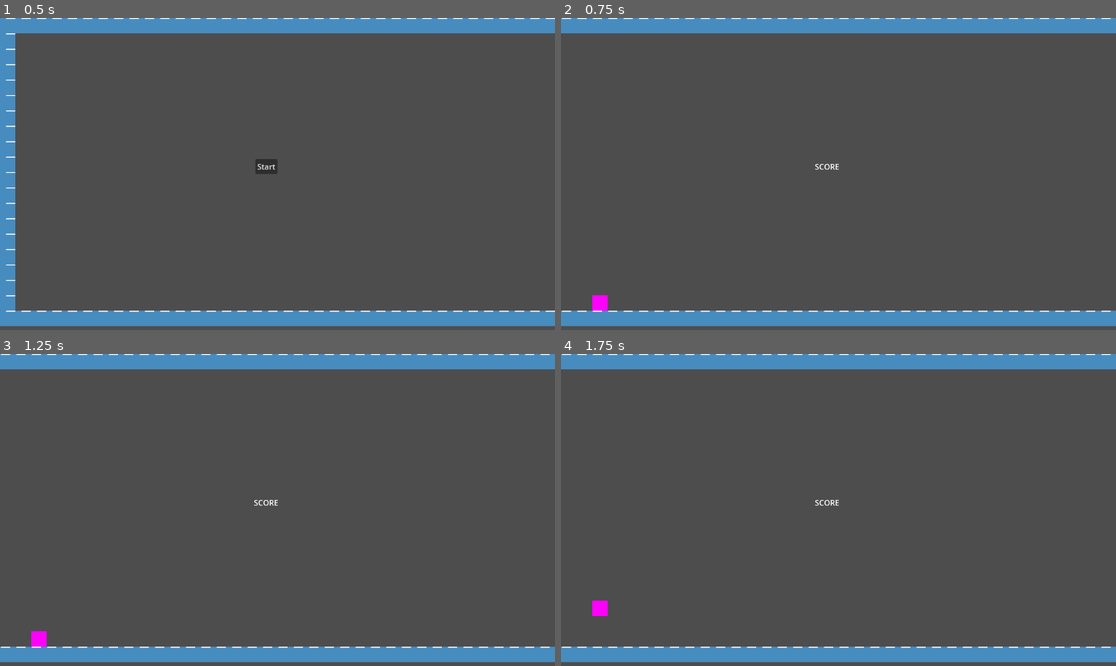
Above: before the commit, frames 1-4 (two rows, left to right).
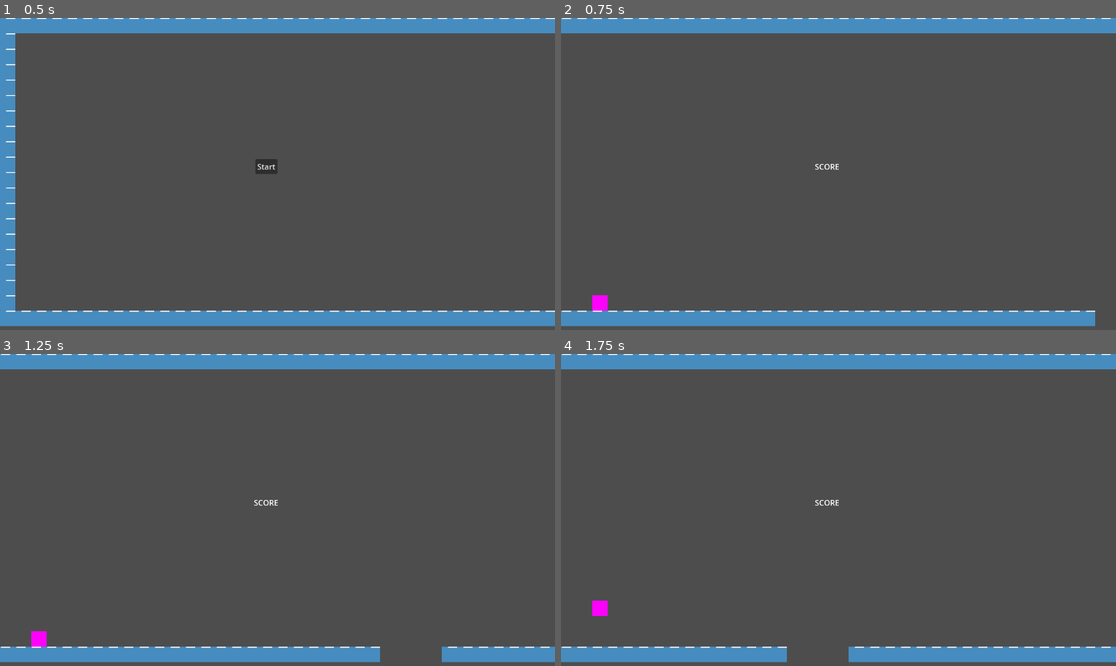
Above: after the commit, the same moments.

Repository: sweti-yeti/ethglobal-newyork-2023
Game: Godot game, scene res://main.tscn
Two runs of this game, one before a commit and one after it. Both use one fixed random seed, a clock stepped at 60 frames per second and the inputs below. The engine's default icon, where the game draws it, is replaced by a stand-in: a white triangle on a blue panel in a dark square.
Inputs:
- Up to frame 1 (0.5 s): no input
- Up to frame 2 (0.75 s): click "Start" at 0.5 s
- Up to frame 3 (1.25 s): no input
- Up to frame 4 (1.75 s): tap Enter (ui_accept) at 1.25, 1.52 s

Frame 1 is identical in both runs. In frame 2, 0.2% of the frame differs, in the area x 96-100%, y 93-99%; in frame 3, 0.6%, in the area x 68-80%, y 93-99%; in frame 4, 0.6%.

Commit message:
fix distance calcs

Diff:
--- a/game/client/Signals.gd
+++ b/game/client/Signals.gd
@@ -1,7 +1,6 @@
 extends Node
 
 signal start_game
-signal player_died
-signal player_won
+signal player_died(distance:float)
+signal player_won(distance:float)
 signal player_jumped
-signal game_over(distance:float)
--- a/game/client/map.gd
+++ b/game/client/map.gd
@@ -19,13 +19,13 @@
 func _on_finish_body_entered(body):
 	if body is Player:
 		speed = 0
-		Signals.player_won.emit()
+		Signals.player_won.emit(round(-position.x/32))
 
 
 func _on_ded_body_entered(body):
 	if body is Player:
 		speed = 0
-		Signals.player_died.emit()
+		Signals.player_died.emit(round(-position.x/32))
 
 
 func _on_game_start():
--- a/game/client/map.tscn
+++ b/game/client/map.tscn
@@ -88,7 +88,7 @@
 [node name="TileMap" type="TileMap" parent="."]
 tile_set = SubResource("TileSet_n5vqn")
 format = 2
-layer_0/tile_data = PackedInt32Array(0, 65536, 2, 65536, 655 …(1521 unchanged characters)… 36, 2, 1245221, 65536, 2, 38, 65536, 2, 1245222, 65536, 2, 39, 65536, 2, 1245223, 65536, 2, 40, 65536, 2, 1245224, 65536, 2, 41, 65536, 2, 1245225, 65536, 2, 42, 65536, 2, 1245226, 65536 …(15610 unchanged characters)…
+layer_0/tile_data = PackedInt32Array(0, 65536, 2, 65536, 655 …(1521 unchanged characters)… 36, 2, 1245221, 65536, 2, 38, 65536, 2, 39, 65536, 2, 40, 65536, 2, 41, 65536, 2, 42, 65536, 2, 1245226, 65536 …(15610 unchanged characters)…
 
 [node name="Finish" type="Area2D" parent="."]
 position = Vector2(15744, 328)
--- a/game/client/player.gd
+++ b/game/client/player.gd
@@ -26,5 +26,5 @@
 
 
 func remove_player():
-	Signals.game_over.emit(round(position.x/32))
+	Signals.game_over.emit(round(position.x))
 	queue_free()
--- a/game/client/recorder.gd
+++ b/game/client/recorder.gd
@@ -5,7 +5,8 @@
 func _ready():
 	Signals.start_game.connect(_on_start_game)
 	Signals.player_jumped.connect(_on_player_jump)
-	Signals.game_over.connect(_on_end_game)
+	Signals.player_died.connect(_on_end_game)
+	Signals.player_won.connect(_on_end_game)
 
 
 func _on_start_game():
@@ -18,7 +19,7 @@
 		{
 			frame= game_tick,
 			distance=distance,
-			event= "END_GAME"
+			event= "GAME_OVER"
 		}
 	)
 	print_debug(event_log)
